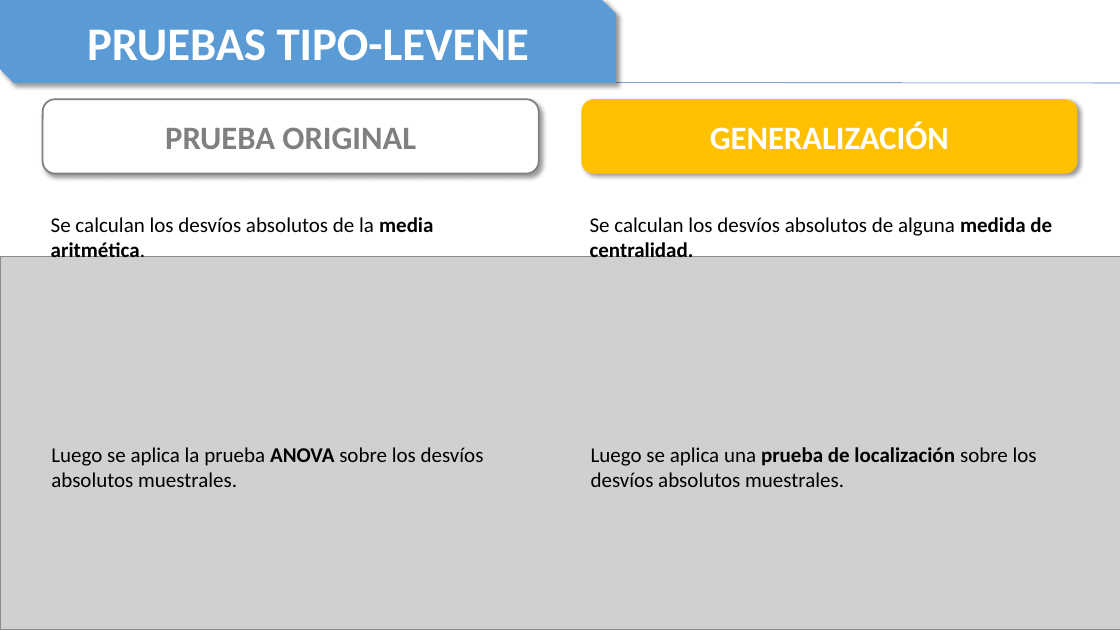
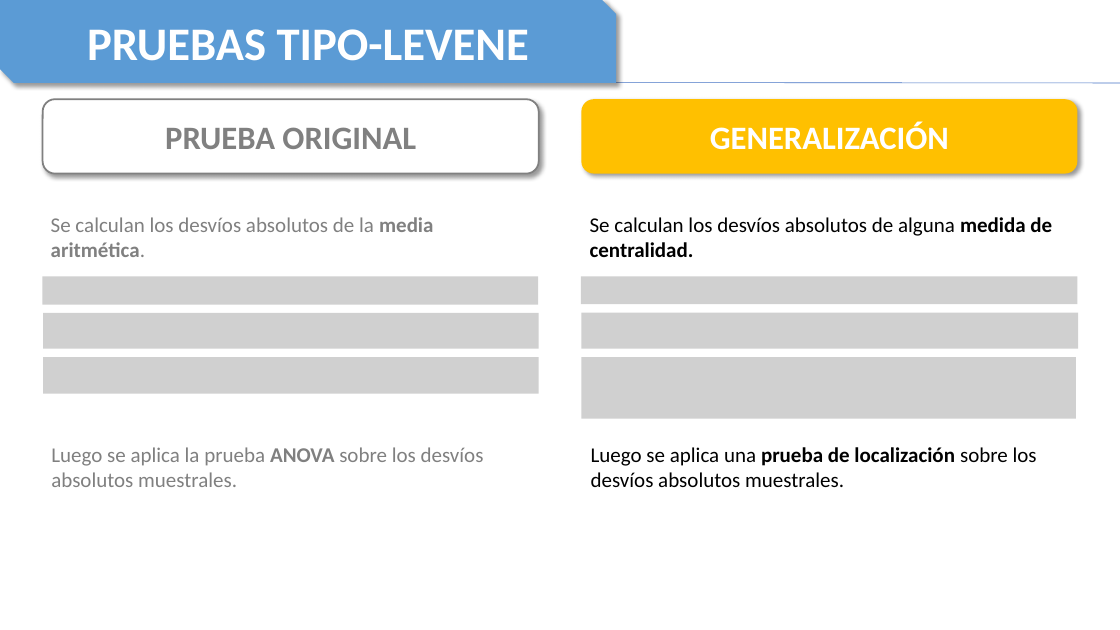
Before and after one commit to TheNaranjero/sae-2026, a slide deck: slide 7 of Presentation1.pptx (slide 5 before the commit). Drawn at 1120x630 pixels with LibreOffice and Linux fonts; fonts in the diff are those of the drawing; grey boxes stand for pictures. Boxes give left, top, right and bottom in pixels: in the first picture for what was removed or moved away, otherwise in the second. Text is boxed around its words. In the diff, an @@ line names an element or a change of style, - is before the commit and + after.

```diff
--- a/Presentation1.pptx
+++ b/Presentation1.pptx
@@ text "Se calculan los desvíos absolutos ..." at <box>51,217,433,257</box>: text colour #000000 to #808080 @@
@@ picture removed at <box>0,256,1120,629</box> @@
@@ text "Luego se aplica la prueba ..." at <box>51,447,484,487</box>: text colour #000000 to #808080 @@
```
Also in this commit, not shown: 6 other slides changed, 4 slides added.
